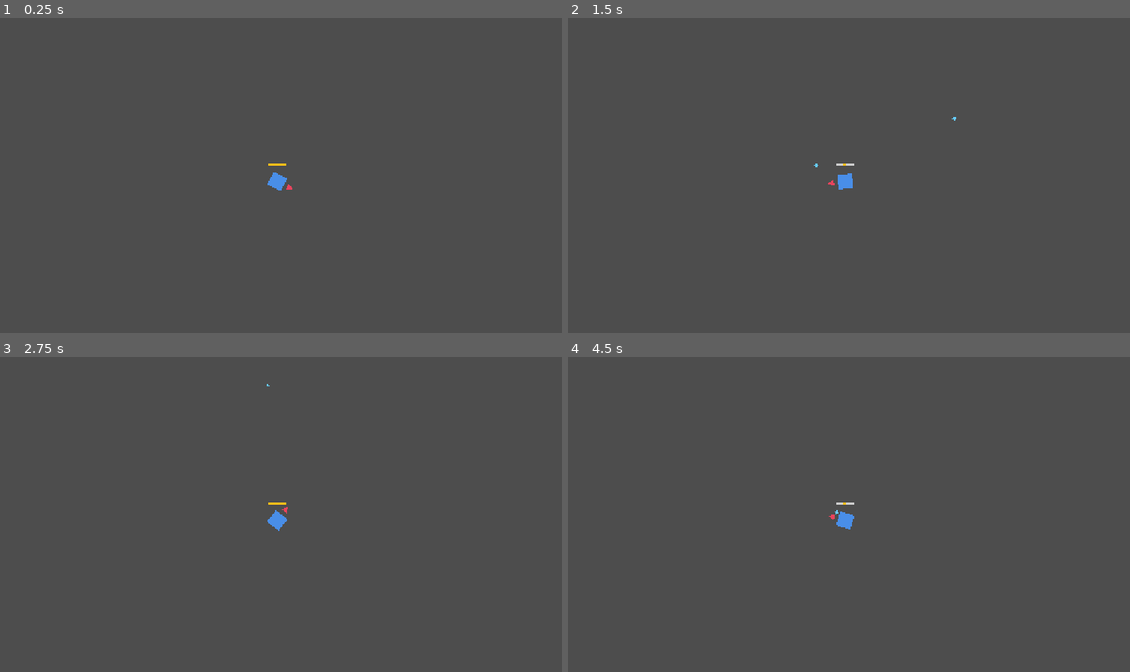
Above: before the commit, frames 1-4 (two rows, left to right).
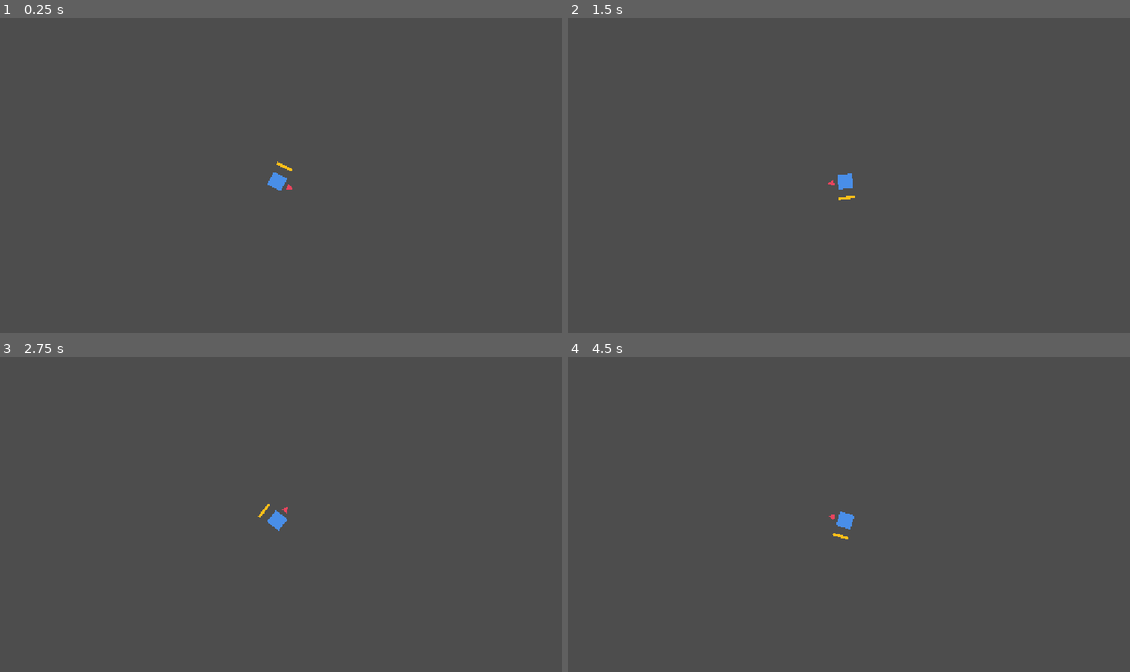
Above: after the commit, the same moments.

Repository: BestestGameStudio/gangU
Game: Godot game, scene res://scenes/main.tscn
The game is run twice, just before and just after one commit, with the same random seed, the same clock (stepped at 60 frames per second) and the same inputs.
Inputs (mouse positions are in pixels of both pictures, inside the frame that each line leads up to):
- Up to frame 1 (0.25 s): no input
- Up to frame 2 (1.5 s): tap Enter at 0.5 s; move the mouse to (978, 166) at 0.52 s; hold D (move_right) 0.53-1.28 s; hold Space (cast) 0.53-1.28 s; move the mouse to (725, 197) at 1.27 s; hold S (move_down) from 1.28 s (still down); tap Space (cast) at 1.35 s
- Up to frame 3 (2.75 s): tap Enter at 2 s; move the mouse to (337, 445) at 2.02 s; release S (move_down) at 2.03 s; hold D (move_right) from 2.03 s (still down); hold Space (cast) from 2.03 s (still down)
- Up to frame 4 (4.5 s): move the mouse to (815, 586) at 2.77 s; release D (move_right) at 2.78 s; release Space (cast) at 2.78 s; hold W (move_up) 2.78-3.53 s; tap Space (cast) at 2.85, 4.35 s; tap Enter at 3.5 s; move the mouse to (1023, 571) at 3.52 s; hold Space (cast) 3.53-4.28 s; hold A (move_left) from 3.53 s (still down); move the mouse to (663, 470) at 4.27 s

The runs differ from the first frame. In frame 1, less than 0.1% of the frame differs, in the area x 47-52%, y 45-49%; in frame 2, less than 0.1%, in the area x 43-70%, y 31-58%; in frame 3, less than 0.1%; in frame 4, less than 0.1%.

Commit message:
Integrate with main 986c511a: adopt current player.tscn (SpellCaster/starter spells) and projectile.gd (per-instance shape duplicate)
Repair executed by review lead under explicit writer transfer from Daniel; no history rewrite, no feature changes.

Diff:
--- a/scenes/player.tscn
+++ b/scenes/player.tscn
@@ -3,7 +3,8 @@
 [ext_resource type="Script" path="res://scripts/player.gd" id="1_player"]
 [ext_resource type="Script" path="res://scripts/spell_caster.gd" id="2_caster"]
 [ext_resource type="PackedScene" uid="uid://bgangu3proj" path="res://scenes/projectile.tscn" id="3_proj"]
-[ext_resource type="Resource" uid="uid://bgangu3bolt" path="res://resources/spells/placeholder_bolt.tres" id="4_bolt"]
+[ext_resource type="Resource" uid="uid://bgangu4fire" path="res://resources/spells/fire_ball.tres" id="4_fire"]
+[ext_resource type="Resource" uid="uid://bgangu4mana" path="res://resources/spells/mana_shot.tres" id="5_mana"]
 
 [sub_resource type="CircleShape2D" id="CircleShape2D_player"]
 radius = 16.0
@@ -26,7 +27,7 @@
 [node name="SpellCaster" type="Node2D" parent="."]
 script = ExtResource("2_caster")
 projectile_scene = ExtResource("3_proj")
-starting_spells = Array[Resource]([ExtResource("4_bolt")])
+starting_spells = Array[Resource]([ExtResource("4_fire"), ExtResource("5_mana")])
 
 [node name="CooldownBarBG" type="Polygon2D" parent="SpellCaster"]
 color = Color(0.9, 0.9, 0.9, 0.85)
--- a/scripts/projectile.gd
+++ b/scripts/projectile.gd
@@ -16,8 +16,11 @@
 	rotation = direction.angle()
 
 func _ready() -> void:
+	$CollisionShape2D.shape = $CollisionShape2D.shape.duplicate() # per-spell radius must not leak across instances (#4 gate)
 	$CollisionShape2D.shape.radius = spell.radius
 	$Visual.color = spell.projectile_color
+	var _vis_scale := spell.radius / 4.0 # Visual polygon is authored at radius 4
+	$Visual.scale = Vector2(_vis_scale, _vis_scale)
 	body_entered.connect(_on_body_entered)
 
 func _physics_process(delta: float) -> void:
